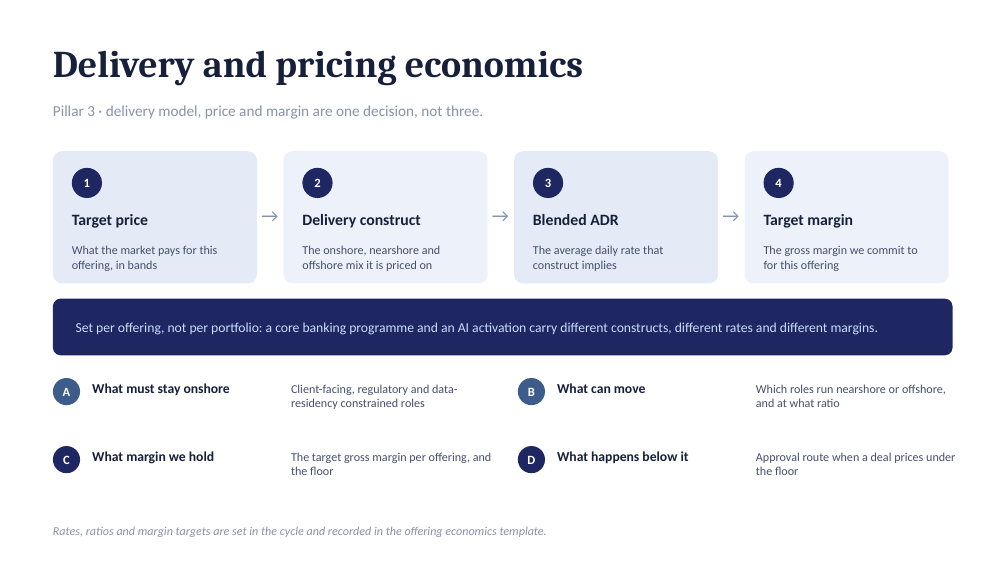
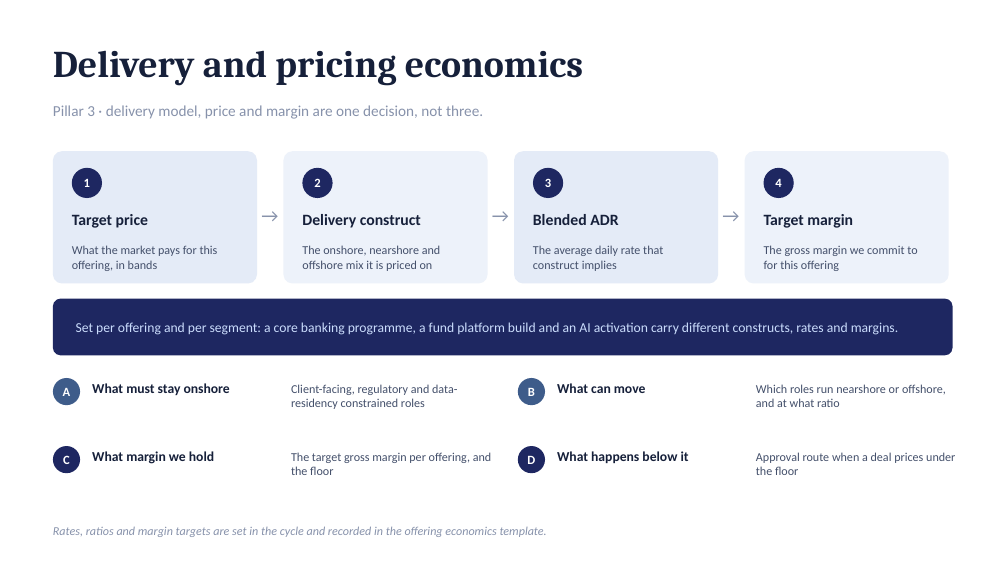
Before and after one commit to dhajjar-cyber/bae, a slide deck: slide 12 of FSI strategy/EAIND-FSI-Strategy-Development-Plan.pptx (slide 10 before the commit). Drawn at 1008x567 pixels with LibreOffice and Linux fonts; fonts in the diff are those of the drawing. Boxes give left, top, right and bottom in pixels: in the first picture for what was removed or moved away, otherwise in the second. Text is boxed around its words. In the diff, an @@ line names an element or a change of style, - is before the commit and + after.

```diff
--- a/FSI strategy/EAIND-FSI-Strategy-Development-Plan.pptx
+++ b/FSI strategy/EAIND-FSI-Strategy-Development-Plan.pptx
@@ text at [76,322,898,335]: text changed @@
-Set per offering, not per portfolio: a core banking programme and an AI activation carry different constructs, different rates and different margins.
+Set per offering and per segment: a core banking programme, a fund platform build and an AI activation carry different constructs, rates and margins.
```
Also in this commit, not shown: 10 other slides changed, 3 slides added, 1 slide removed, 2 other files.
